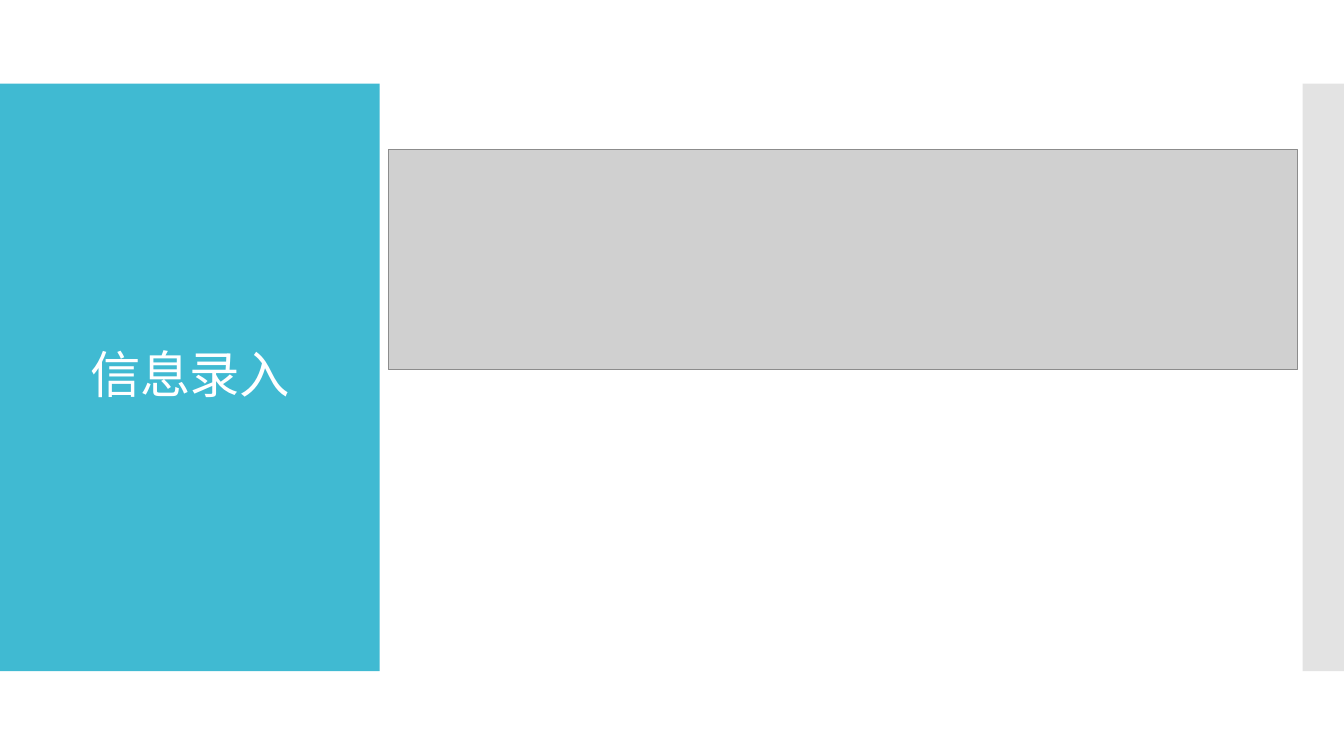
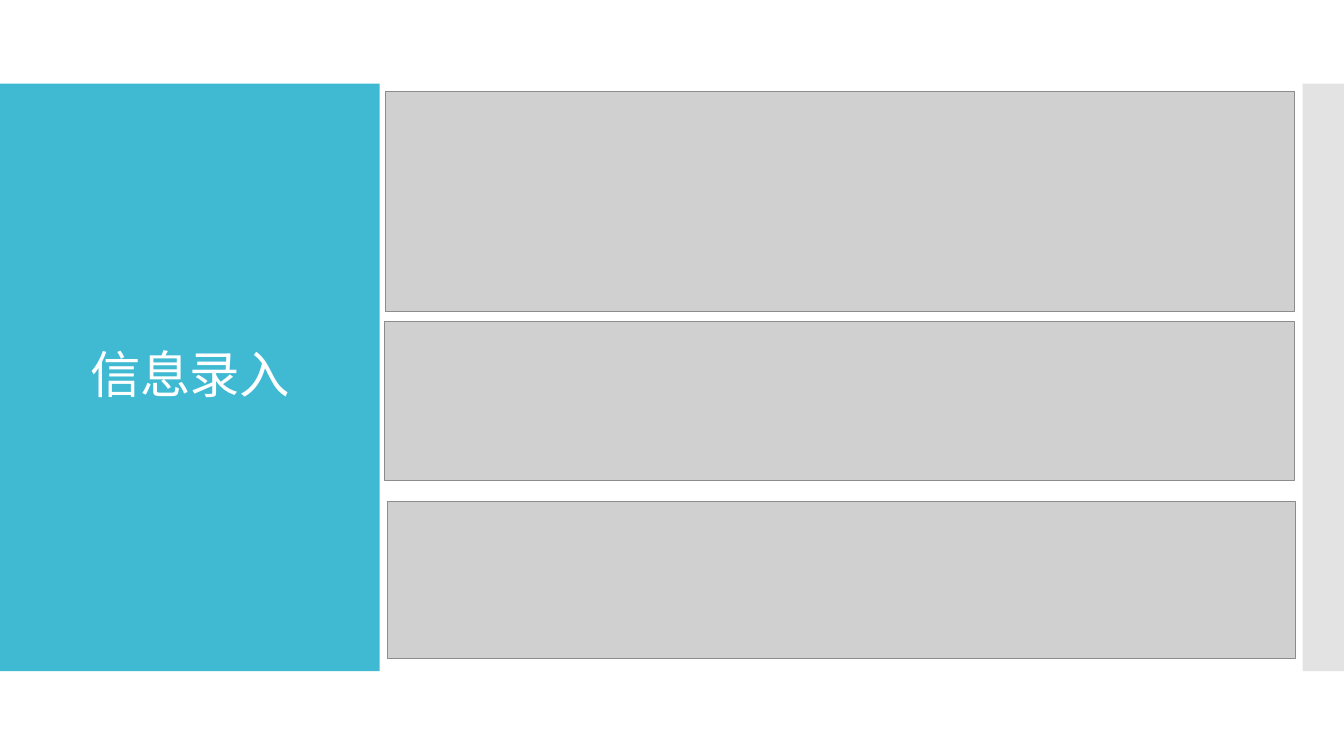
Before and after one commit to imagecser/hotelManage, a slide deck: slide 7 of 演示文稿1.pptx. Drawn at 1344x756 pixels with LibreOffice and Linux fonts; fonts in the diff are those of the drawing; grey boxes stand for pictures. Boxes give left, top, right and bottom in pixels: in the first picture for what was removed or moved away, otherwise in the second. Text is boxed around its words. In the diff, an @@ line names an element or a change of style, - is before the commit and + after.

```diff
--- a/演示文稿1.pptx
+++ b/演示文稿1.pptx
@@ picture: place and size @@
-picture at bbox=[388, 149, 1298, 369]
+picture at bbox=[385, 92, 1295, 312]
@@ picture added at bbox=[385, 322, 1295, 481] @@
@@ picture added at bbox=[387, 502, 1296, 659] @@
```
Also in this commit, not shown: 1 other slide changed, 1 slide added, 2 slides removed, 18 other files.
